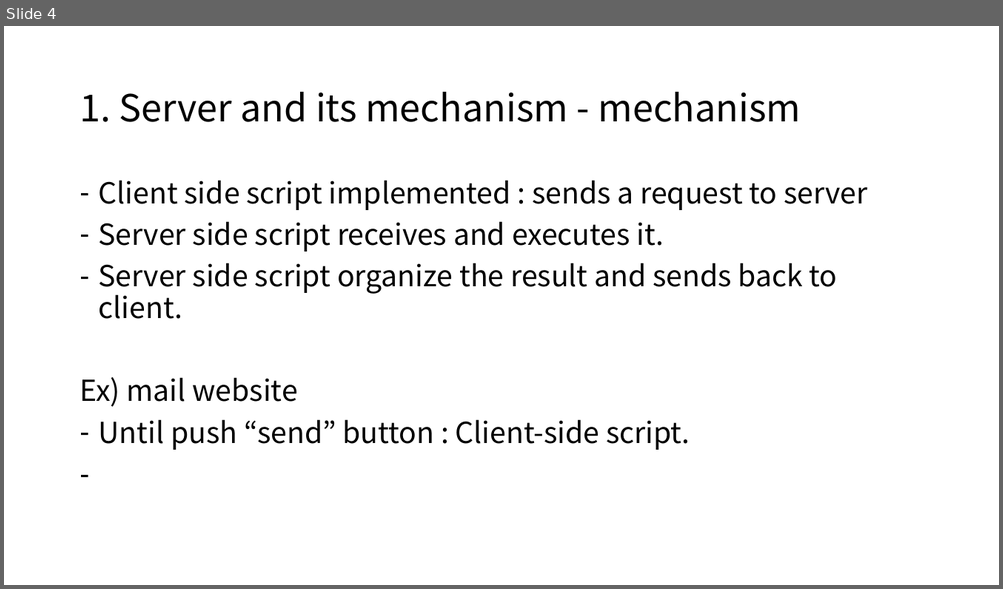
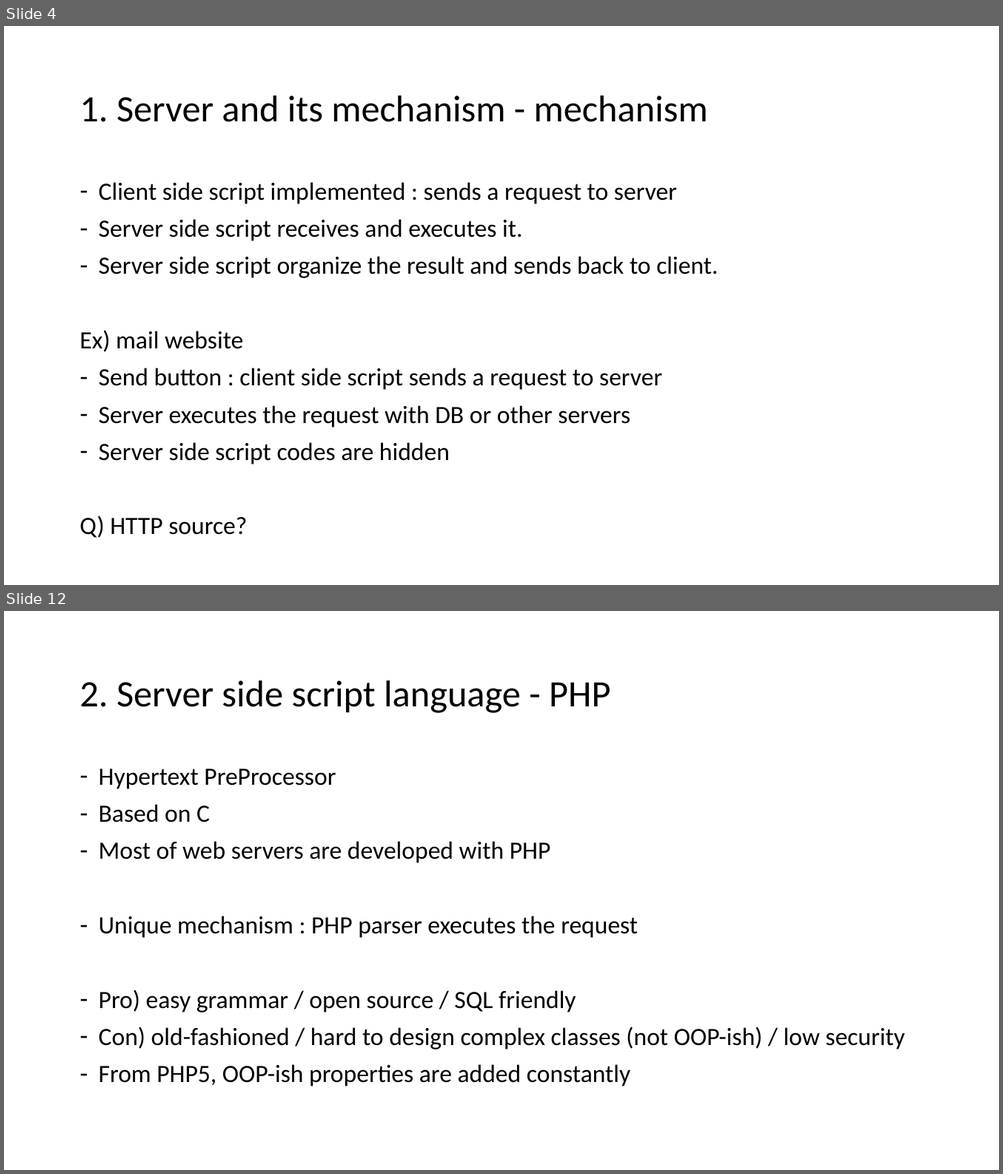
Before and after one commit to GanziDaeyong/self.seminar, a slide deck: SelfSeminar_2_ServerAndServerLanguage.pptx. Shown one above the other, each under a label of ours: slide 4 before the commit, slides 4 and 12 after it; the slides between them are not shown. The pictures are 1003x589 and 1003x1174 pixels, drawn with LibreOffice and Linux fonts; fonts in the diff are those of the drawing. Boxes give left, top, right and bottom in pixels: in the first picture for what was removed or moved away, otherwise in the second. Text is boxed around its words. In the diff, an @@ line names an element or a change of style, - is before the commit and + after.

```diff
--- a/SelfSeminar_2_ServerAndServerLanguage.pptx
+++ b/SelfSeminar_2_ServerAndServerLanguage.pptx
@@ slide 12 added at (4, 611, 999, 1170), background #FFFFFF @@
@@ title added at (79, 681, 610, 713), 36 pt, text #000000 @@
+2. Server side script language - PHP
@@ text added at (99, 769, 905, 1087), 24 pt, text #000000 @@
+– Hypertext PreProcessor
+– Based on C
+– Most of web servers are developed with PHP
+– Unique mechanism : PHP parser executes the request
+– Pro) easy grammar / open source / SQL friendly
+– Con) old-fashioned / hard to design complex classes (not OOP-ish) / low security
+– From PHP5, OOP-ish properties are added constantly
@@ slide 4 changed as well @@
@@ title "1. Server and its mechanism ..." at (79, 96, 708, 122): font Noto Sans CJK KR to Calibri @@
@@ text at (79, 182, 717, 352): size 28 to 24 pt, font Noto Sans CJK KR to Calibri in "Client side script implemented : sends a ...", "Server side script receives and executes it.", "Server side script organize the result and ...", "Ex) mail website" @@
@@ text at (79, 368, 662, 538): text changed; size 28 to 24 pt; font Noto Sans CJK KR to Calibri @@
-– Until push “send” button : Client-side script.
+– Send button : client side script sends a request to server
+– Server executes the request with DB or other servers
+– Server side script codes are hidden
+Q) HTTP source?
```
Also in this commit, not shown: 3 other slides changed, 17 other slides added, 5 slides removed, 2 other files.
